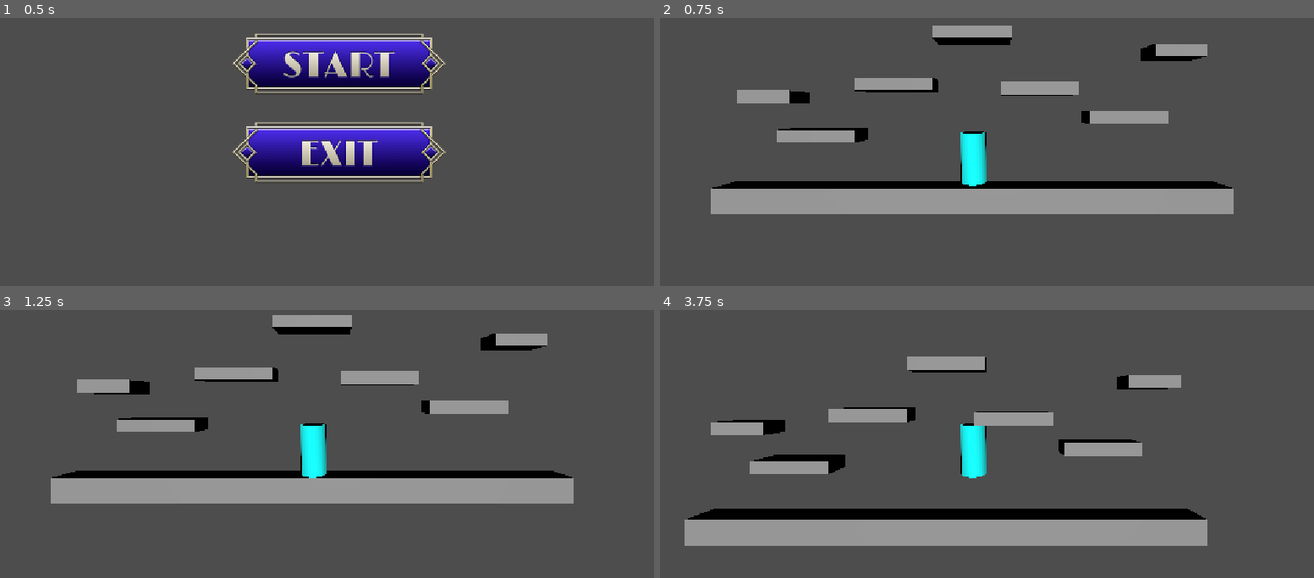
Above: before the commit, frames 1-4 (two rows, left to right).
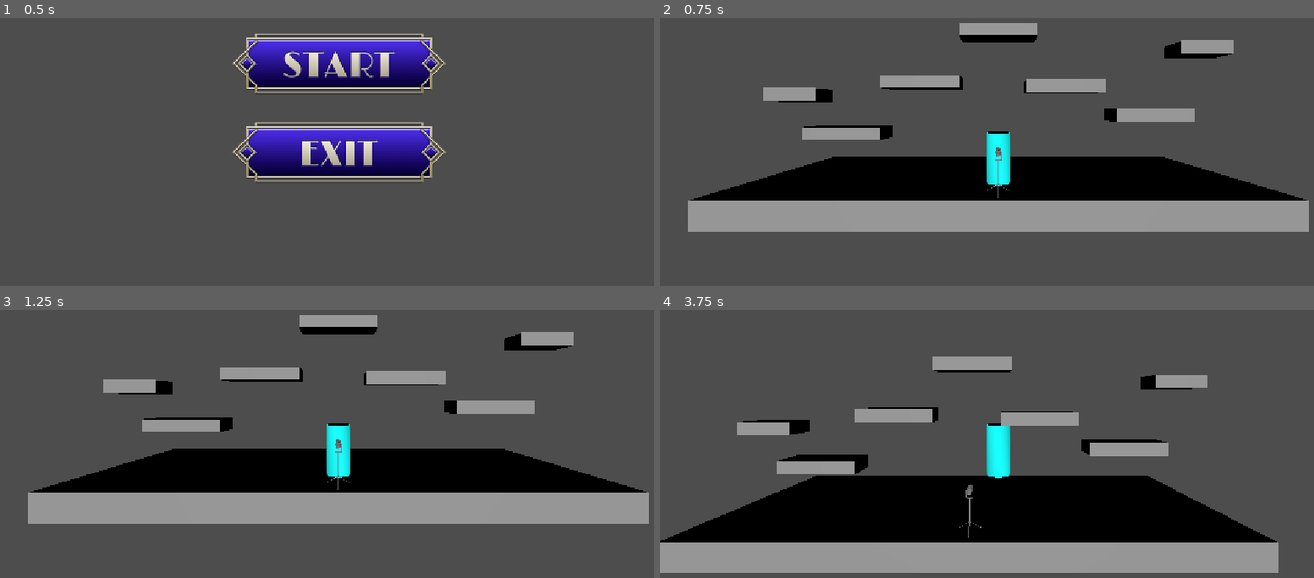
Above: after the commit, the same moments.

Repository: JoesRealAccount/ggj_2026
Game: Godot game, scene res://main_screen.tscn
Two runs of this game, one before a commit and one after it. Both use one fixed random seed, a clock stepped at 60 frames per second and the inputs below.
Inputs (mouse positions are in pixels of both pictures, inside the frame that each line leads up to):
- Up to frame 1 (0.5 s): no input
- Up to frame 2 (0.75 s): click (1000, 63) at 0.5 s
- Up to frame 3 (1.25 s): no input
- Up to frame 4 (3.75 s): tap Enter at 1.25 s; hold D (move_right) 1.28-2.03 s; tap W (jump) at 1.52, 2.27 s; hold Escape (back_to_menu) 2.03-2.75 s; click (1000, 355) at 2.75 s; tap Space at 3.5 s; hold D (move_right) from 3.53 s (still down)

Frame 1 is identical in both runs. In frame 2, 22% of the frame differs, in the area x 4-100%, y 1-80%; in frame 3, 22%; in frame 4, 30%, in the area x 0-95%, y 17-99%.

Commit message:
Add Mic_Test_Expo mesh and update main_level scene
- Imported Mic_Test_Expo.obj as a mesh resource.
- Added MicTestExpo MeshInstance3D to the main_level scene.
- Adjusted transform properties for Player and Camera3D nodes.
- Modified CSGBox3D size and position for better alignment.

Diff:
--- a/main_level.tscn
+++ b/main_level.tscn
@@ -2,6 +2,7 @@
 
 [ext_resource type="Script" uid="uid://q72ak00asrxc" path="res://main_level.gd" id="1_6614m"]
 [ext_resource type="Script" uid="uid://4hscqonf2d4q" path="res://player.gd" id="1_bw3m6"]
+[ext_resource type="ArrayMesh" uid="uid://c82yeckf02435" path="res://Mic_Test_Expo.obj" id="3_bhu08"]
 [ext_resource type="Shader" uid="uid://dvw31yv05xapa" path="res://shaders/grayscale.gdshader" id="2_6614m"]
 [ext_resource type="Script" uid="uid://dxw2fq2qsmx20" path="res://shaders/shader_manager.gd" id="4_05as6"]
 
@@ -44,7 +45,7 @@
 script = ExtResource("1_6614m")
 
 [node name="Player" type="CharacterBody3D" parent="." unique_id=789084589]
-transform = Transform3D(1, 0, 0, 0, 1, 0, 0, 0, 1, 0, 1.2174535, 0)
+transform = Transform3D(1, 0, 0, 0, 1, 0, 0, 0, 1, 0, 1.05, 0)
 axis_lock_linear_z = true
 axis_lock_angular_x = true
 script = ExtResource("1_bw3m6")
@@ -56,7 +57,7 @@
 material = SubResource("StandardMaterial3D_6614m")
 
 [node name="Camera3D" type="Camera3D" parent="Player" unique_id=2103303532]
-transform = Transform3D(1, 0, 0, 0, 1, 0, 0, 0, 1, 1, 2, 10)
+transform = Transform3D(1, 0, 0, 0, 1, 0, 0, 0, 1, 0, 2, 10)
 
 [node name="CanvasLayer" type="CanvasLayer" parent="Player/Camera3D" unique_id=272772197]
 
@@ -76,7 +77,8 @@
 physics_material_override = SubResource("PhysicsMaterial_bw3m6")
 
 [node name="CSGBox3D" type="CSGBox3D" parent="Floor" unique_id=826435802]
-size = Vector3(20, 1, 1)
+transform = Transform3D(1, 0, 0, 0, 1, 0, 0, 0, 1, 0, 0, -1.5)
+size = Vector3(20, 1, 7)
 
 [node name="CSGBakedCollisionShape3D" type="CollisionShape3D" parent="Floor" unique_id=11376495]
 shape = SubResource("ConcavePolygonShape3D_uhmka")
@@ -145,3 +147,7 @@
 shape = SubResource("ConcavePolygonShape3D_eqmdw")
 
 [node name="DirectionalLight3D" type="DirectionalLight3D" parent="." unique_id=1263175272]
+
+[node name="MicTestExpo" type="MeshInstance3D" parent="." unique_id=594581349]
+transform = Transform3D(-0.99999994, 0, -8.742277e-08, 0, 1, 0, 8.742277e-08, 0, -0.99999994, 0, 0, 1.3)
+mesh = ExtResource("3_bhu08")
Not shown, added: Mic_Test_Expo.mtl
Not shown, added: Mic_Test_Expo.obj
Not shown, added: Mic_Test_Expo.obj.import
